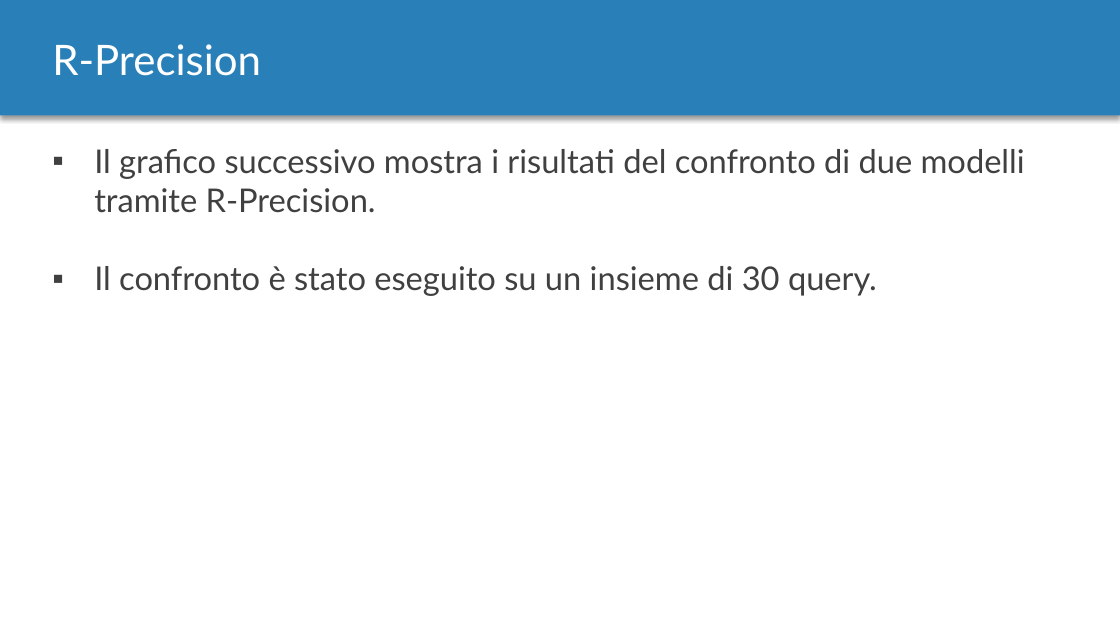
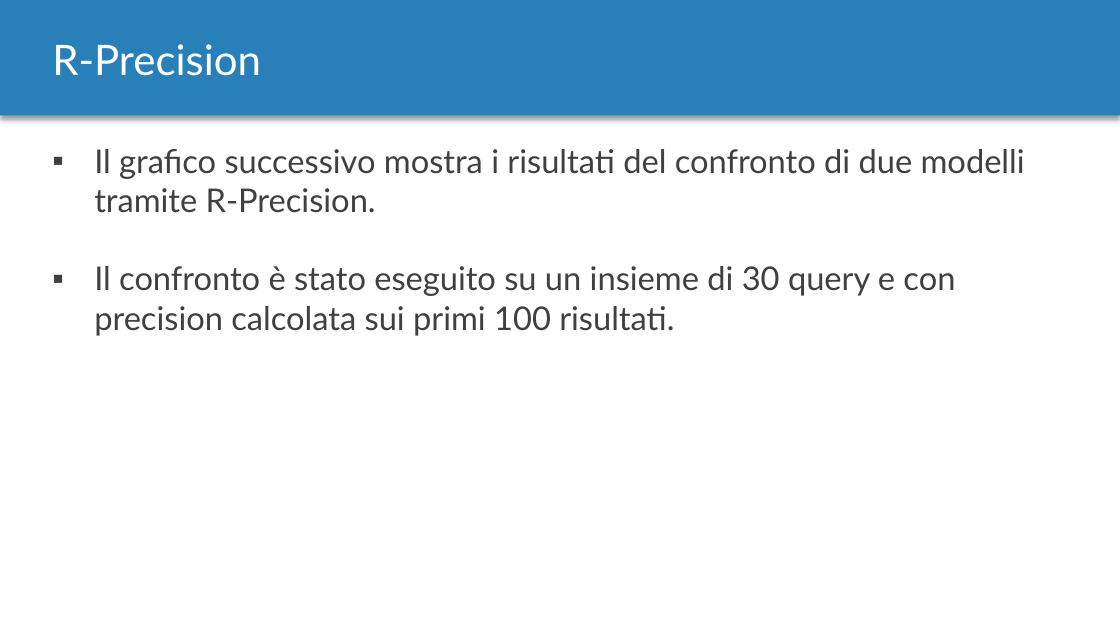
Before and after one commit to MurgoloMichele/GAvI, a slide deck: slide 28 of doc/Progetto.pptx. Drawn at 1120x630 pixels with LibreOffice and Linux fonts; fonts in the diff are those of the drawing. Boxes give left, top, right and bottom in pixels: in the first picture for what was removed or moved away, otherwise in the second. Text is boxed around its words. In the diff, an @@ line names an element or a change of style, - is before the commit and + after.

Commit message:
Presentation edited

```diff
--- a/doc/Progetto.pptx
+++ b/doc/Progetto.pptx
@@ text at (94, 266, 955, 336): text changed @@
-▪ Il confronto è stato eseguito su un insieme di 30 query.
+▪ Il confronto è stato eseguito su un insieme di 30 query e con precision calcolata sui primi 100 risultati.
```
